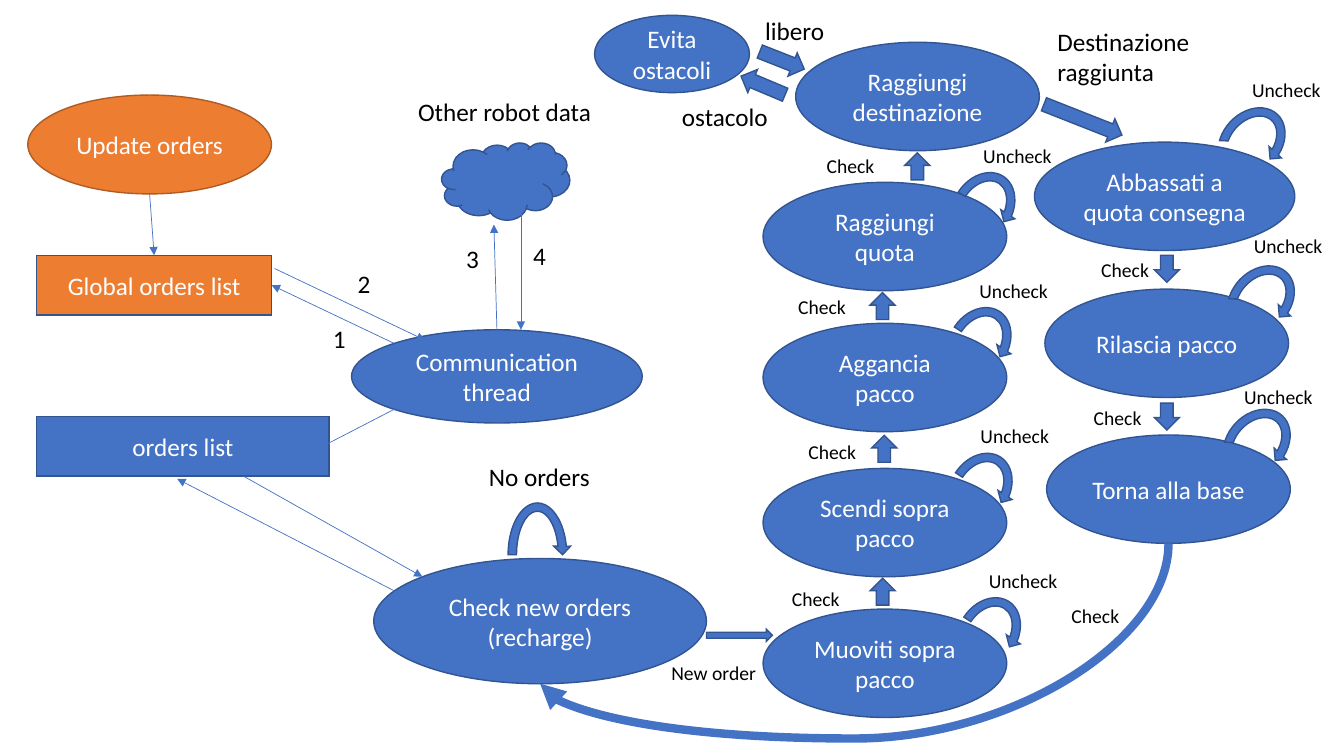
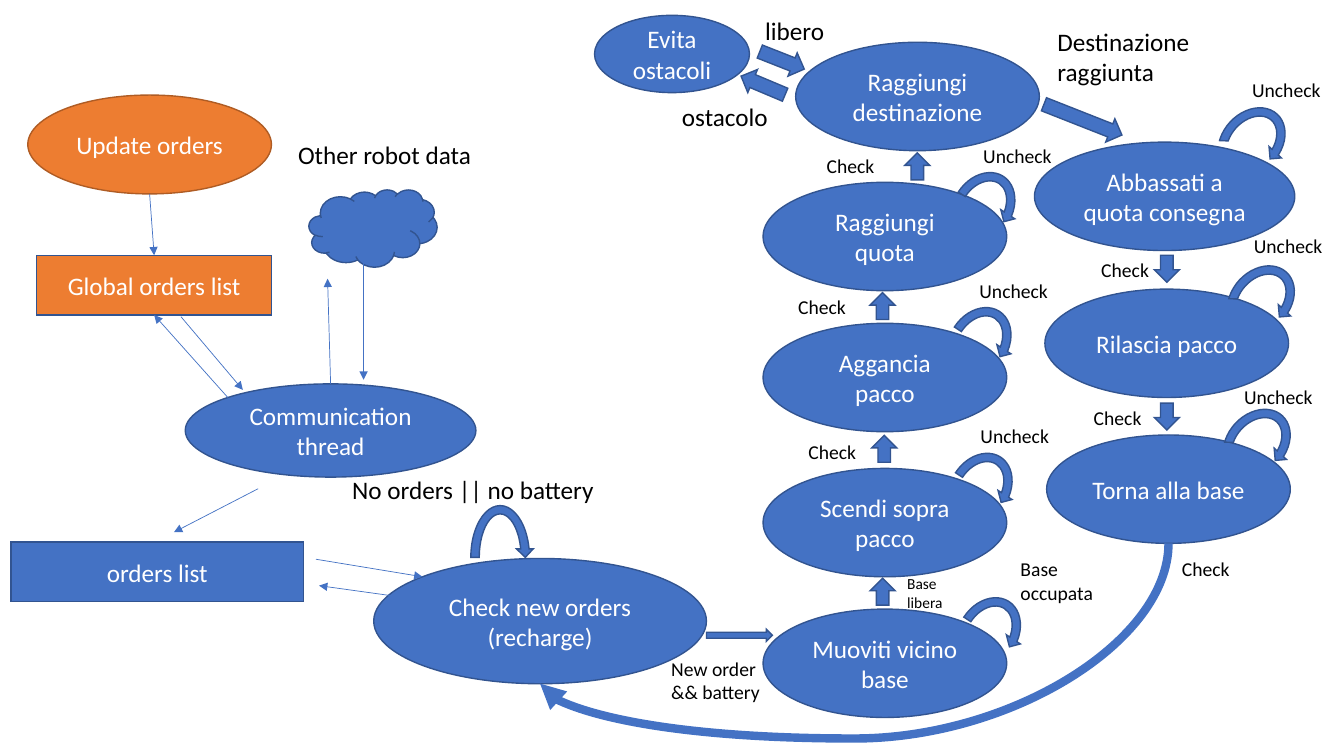
Before and after one commit to AndreaVaiuso/progetto_robotica, a slide deck: slide 1 of docs/diagram.pptx. Drawn at 1344x756 pixels with LibreOffice and Linux fonts; fonts in the diff are those of the drawing. Boxes give left, top, right and bottom in pixels: in the first picture for what was removed or moved away, otherwise in the second. Text is boxed around its words. In the diff, an @@ line names an element or a change of style, - is before the commit and + after.

```diff
--- a/docs/diagram.pptx
+++ b/docs/diagram.pptx
@@ text "Other robot data": place and size @@
-text "Other robot data" at <box>418,103,591,121</box>
+text "Other robot data" at <box>298,146,471,164</box>
@@ cloud: place and size @@
-cloud at <box>442,143,570,221</box>
+cloud at <box>310,190,438,267</box>
@@ arrow moved from (521, 201) - (521, 330) to (364, 250) - (364, 380) @@
@@ text removed at <box>466,251,479,268</box> @@
-3
@@ text removed at <box>533,248,546,265</box> @@
-4
@@ arrow moved from (497, 330) - (494, 225) to (331, 384) - (328, 278) @@
@@ text removed at <box>358,276,371,293</box> @@
-2
@@ arrow moved from (394, 344) - (272, 285) to (228, 397) - (154, 316) @@
@@ arrow moved from (274, 268) - (425, 340) to (181, 317) - (243, 390) @@
@@ text removed at <box>333,331,346,348</box> @@
-1
@@ ellipse "Communication thread": place and size @@
-ellipse "Communication thread" at <box>352,330,642,422</box>
+ellipse "Communication thread" at <box>186,384,476,477</box>
@@ arrow moved from (394, 409) - (311, 453) to (258, 489) - (174, 532) @@
@@ text at <box>352,481,594,506</box>: text changed @@
-No orders
+No orders || no battery
@@ circular arrow: place and size @@
-circular arrow at <box>504,499,572,611</box>
+circular arrow at <box>467,501,534,613</box>
@@ rectangle "orders list": place and size @@
-rectangle "orders list" at <box>36,416,329,476</box>
+rectangle "orders list" at <box>11,542,303,602</box>
@@ arrow moved from (244, 476) - (422, 577) to (316, 560) - (422, 577) @@
@@ text at <box>1020,563,1092,603</box>: text changed @@
-Uncheck
+Base occupata
@@ text "Check": place and size @@
-text "Check" at <box>1071,609,1119,623</box>
+text "Check" at <box>1182,562,1230,576</box>
@@ arrow moved from (408, 598) - (177, 479) to (408, 598) - (320, 586) @@
@@ text at <box>907,576,942,613</box>: text changed; size 14 to 11 pt @@
-Check
+Base libera
@@ text in ellipse at <box>812,640,957,688</box>: text changed @@
-Muoviti sopra pacco
+Muoviti vicino base
@@ text at <box>702,685,759,702</box>: paragraph added @@
+&& battery
```
Also in this commit, not shown: 5 other files.
